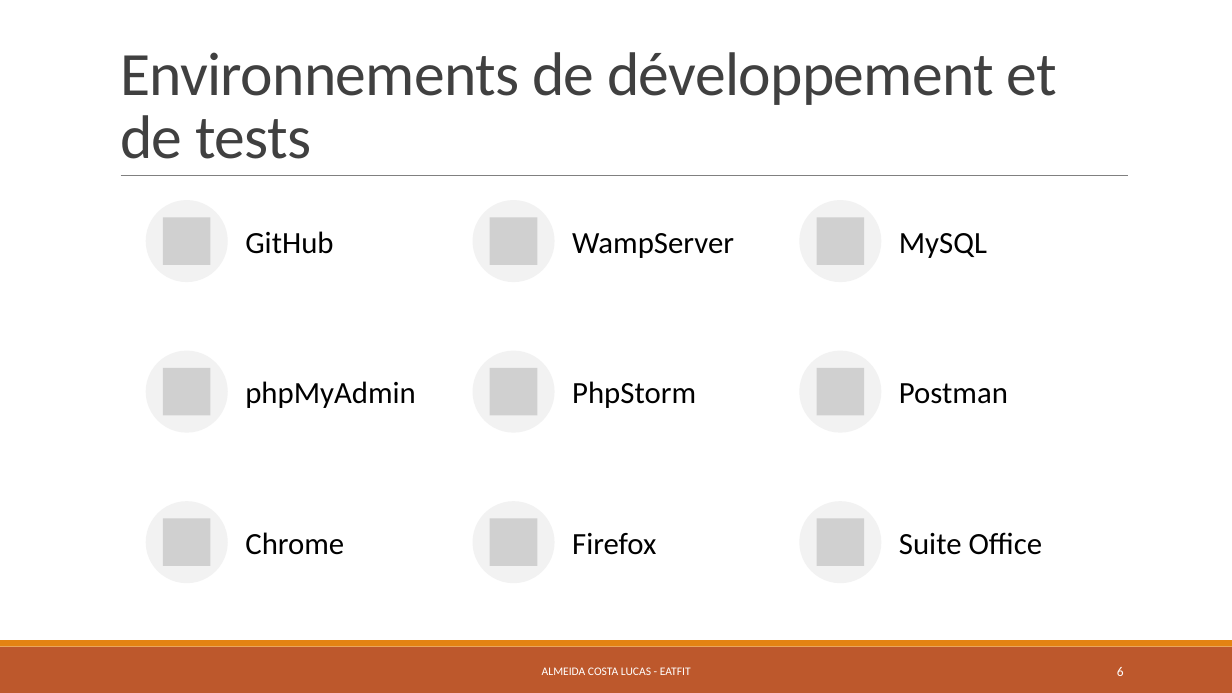
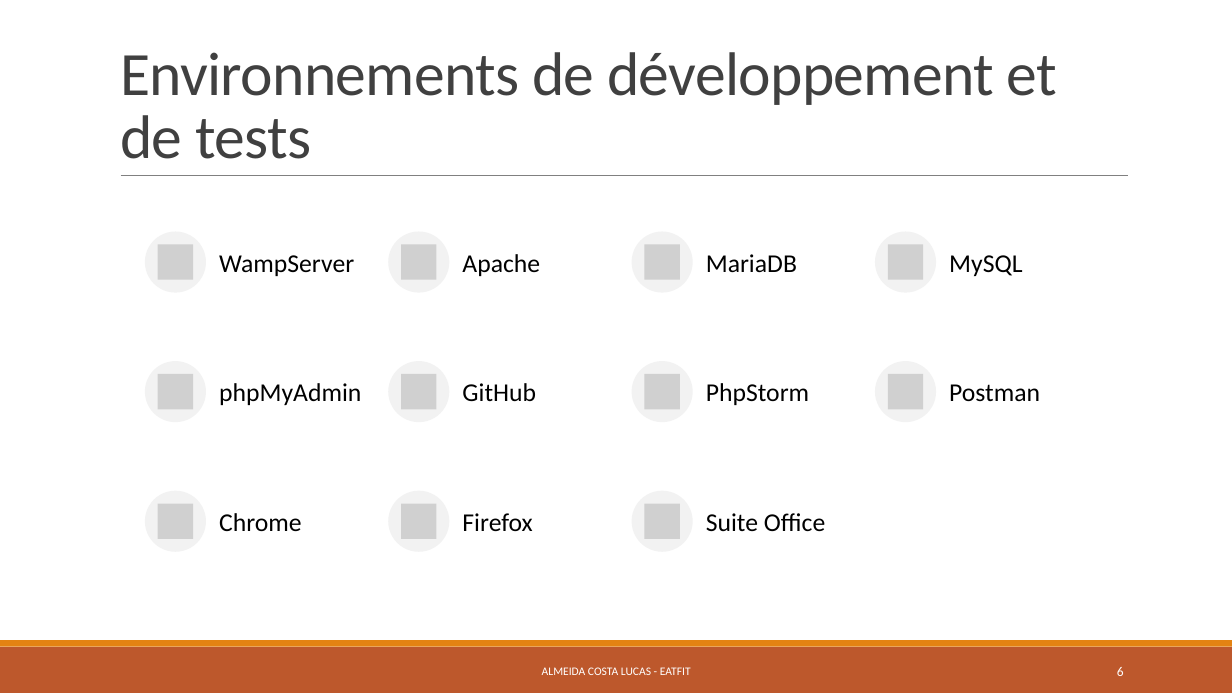
Before and after one commit to LAAC172003/EatFit_TPI_2023, a slide deck: slide 6 of Documentation/Eatfit.pptx. Drawn at 1232x693 pixels with LibreOffice and Linux fonts; fonts in the diff are those of the drawing; grey boxes stand for pictures. Boxes give left, top, right and bottom in pixels: in the first picture for what was removed or moved away, otherwise in the second. Text is boxed around its words. In the diff, an @@ line names an element or a change of style, - is before the commit and + after.

```diff
--- a/Documentation/Eatfit.pptx
+++ b/Documentation/Eatfit.pptx
@@ ellipse: place and size @@
-ellipse at <box>146,201,228,283</box>
+ellipse at <box>145,232,206,293</box>
@@ size 24 to 20 pt; less space between paragraphs in 9 elements at <box>949,384,1040,401</box>, <box>219,383,361,405</box>, <box>949,255,1022,276</box>, <box>219,513,302,531</box>, <box>706,383,809,405</box>, <box>462,513,532,531</box>, <box>706,513,825,531</box>, <box>462,383,536,402</box>, <box>219,255,354,276</box> @@
@@ text "WampServer": place and size @@
-text "WampServer" at <box>572,233,734,258</box>
+text "WampServer" at <box>219,255,354,276</box>
@@ ellipse: place and size @@
-ellipse at <box>472,201,555,283</box>
+ellipse at <box>388,232,449,293</box>
@@ ellipse: place and size @@
-ellipse at <box>799,201,882,283</box>
+ellipse at <box>875,232,936,293</box>
@@ text "MySQL": place and size @@
-text "MySQL" at <box>899,233,987,258</box>
+text "MySQL" at <box>949,255,1022,276</box>
@@ picture: place and size @@
-picture at <box>817,217,865,265</box>
+picture at <box>644,244,679,279</box>
@@ picture: place and size @@
-picture at <box>163,368,211,416</box>
+picture at <box>888,244,923,279</box>
@@ ellipse: place and size @@
-ellipse at <box>146,350,228,433</box>
+ellipse at <box>145,361,206,422</box>
@@ picture: place and size @@
-picture at <box>490,368,538,416</box>
+picture at <box>158,374,193,409</box>
@@ text "phpMyAdmin": place and size @@
-text "phpMyAdmin" at <box>245,381,416,408</box>
+text "phpMyAdmin" at <box>219,383,361,405</box>
@@ ellipse: place and size @@
-ellipse at <box>472,350,555,433</box>
+ellipse at <box>388,361,449,422</box>
@@ text "GitHub": place and size @@
-text "GitHub" at <box>245,231,333,254</box>
+text "GitHub" at <box>462,383,536,402</box>
@@ text "PhpStorm": place and size @@
-text "PhpStorm" at <box>572,381,696,408</box>
+text "PhpStorm" at <box>706,383,809,405</box>
@@ ellipse: place and size @@
-ellipse at <box>799,350,882,433</box>
+ellipse at <box>875,361,936,422</box>
@@ text "Postman": place and size @@
-text "Postman" at <box>899,383,1008,404</box>
+text "Postman" at <box>949,384,1040,401</box>
@@ ellipse: place and size @@
-ellipse at <box>146,501,228,583</box>
+ellipse at <box>145,491,206,552</box>
@@ text "Chrome": place and size @@
-text "Chrome" at <box>245,532,344,555</box>
+text "Chrome" at <box>219,513,302,531</box>
@@ ellipse: place and size @@
-ellipse at <box>472,501,555,583</box>
+ellipse at <box>388,491,449,552</box>
@@ text "Firefox": place and size @@
-text "Firefox" at <box>572,533,656,555</box>
+text "Firefox" at <box>462,513,532,531</box>
@@ ellipse: place and size @@
-ellipse at <box>799,501,882,583</box>
+ellipse at <box>632,491,693,552</box>
@@ group added at <box>158,232,923,539</box>: 8 pictures, 2 texts, 2 ellipses @@
+Apache
+MariaDB
@@ text "Suite Office": place and size @@
-text "Suite Office" at <box>899,532,1043,555</box>
+text "Suite Office" at <box>706,513,825,531</box>
@@ group removed at <box>163,217,865,567</box>: 6 pictures @@
```
Also in this commit, not shown: 6 other slides changed, 5 slides added, 3 slides removed, 2 other files.
